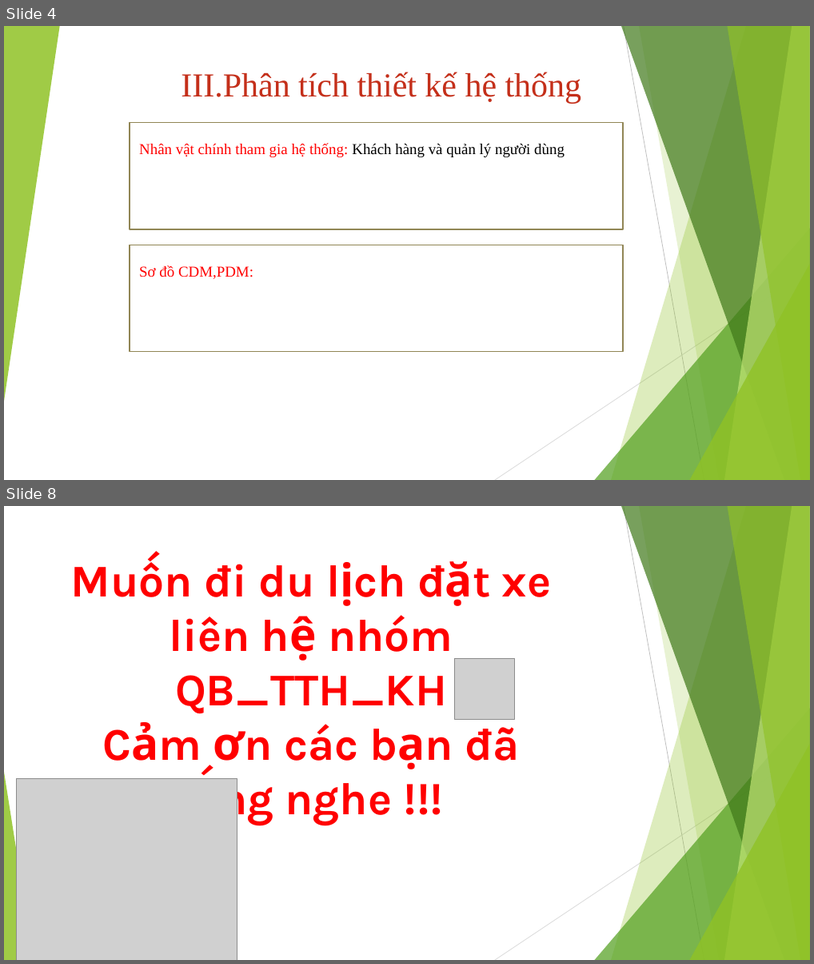
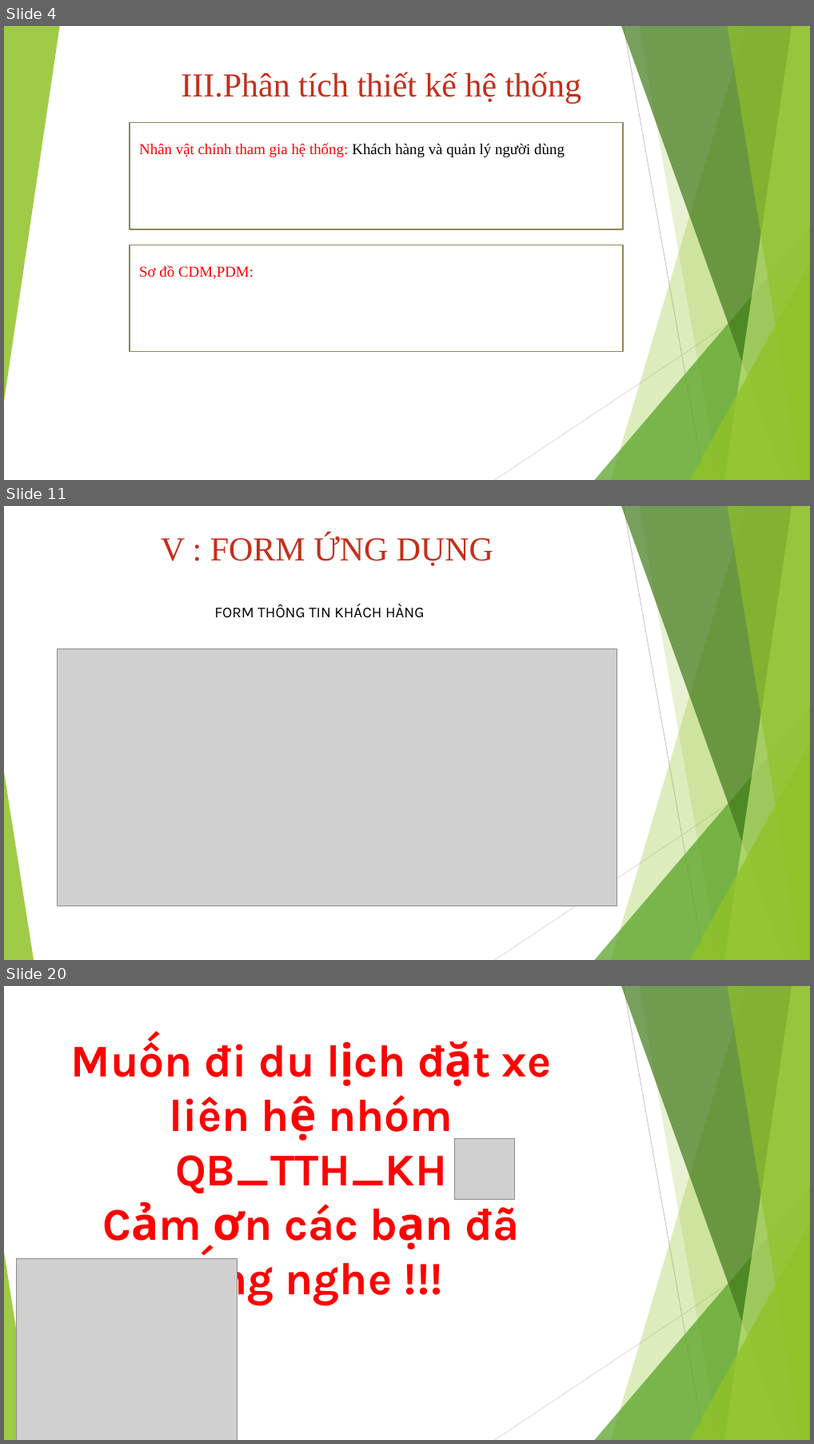
Before and after one commit to DinhNguyen2011/CNPM, a slide deck: Đồ án CNPM.pptx. Shown one above the other, each under a label of ours: slides 4 and 8 before the commit, slides 4, 11 and 20 after it; the slides between them are not shown. The pictures are 814x964 and 814x1444 pixels, drawn with LibreOffice and Linux fonts; fonts in the diff are those of the drawing; grey boxes stand for pictures. Boxes give left, top, right and bottom in pixels: in the first picture for what was removed or moved away, otherwise in the second. Text is boxed around its words. In the diff, an @@ line names an element or a change of style, - is before the commit and + after.

```diff
--- a/Đồ án CNPM.pptx
+++ b/Đồ án CNPM.pptx
@@ slide 11 added at [4, 506, 810, 960], background #FFFFFF; not listed: 10 template elements that a slide beside it also shows @@
@@ text added at [161, 534, 494, 566], 40 pt, text gradient #62170D to #C42F1A to #EB7766 @@
+V : FORM ỨNG DỤNG
@@ text added at [214, 604, 425, 618], 18 pt, text #000000 @@
+FORM THÔNG TIN KHÁCH HÀNG
@@ picture added at [58, 648, 618, 905] @@
@@ what was slide 8 is now slide 20 @@
```
Also in this commit, not shown: 4 slides changed, 11 other slides added, 1 other file.
